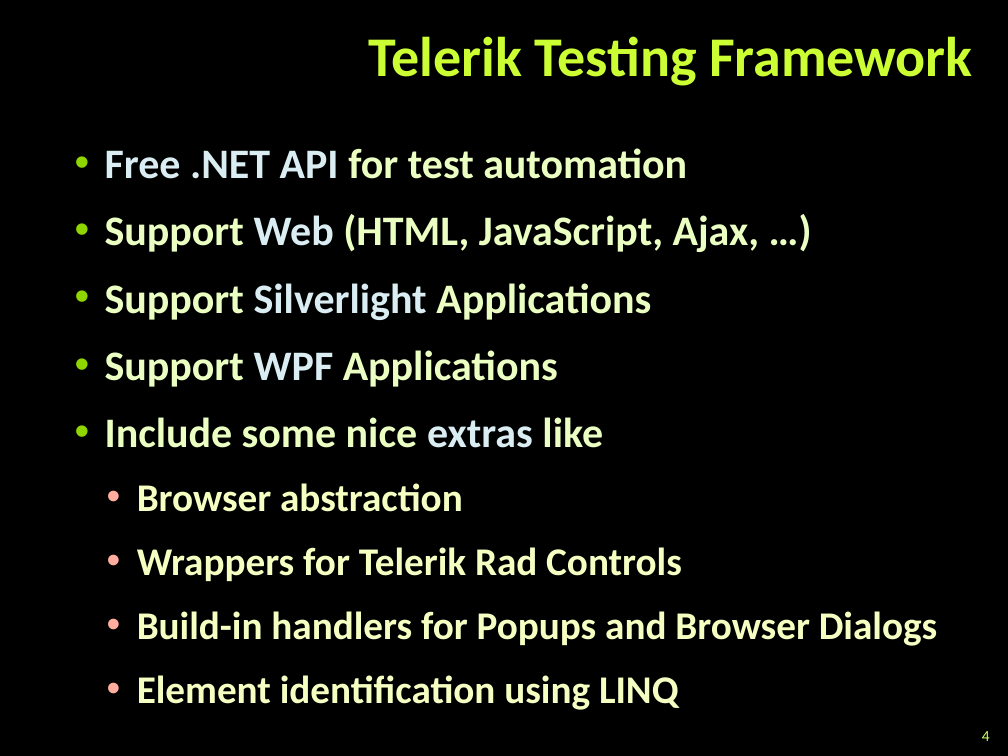
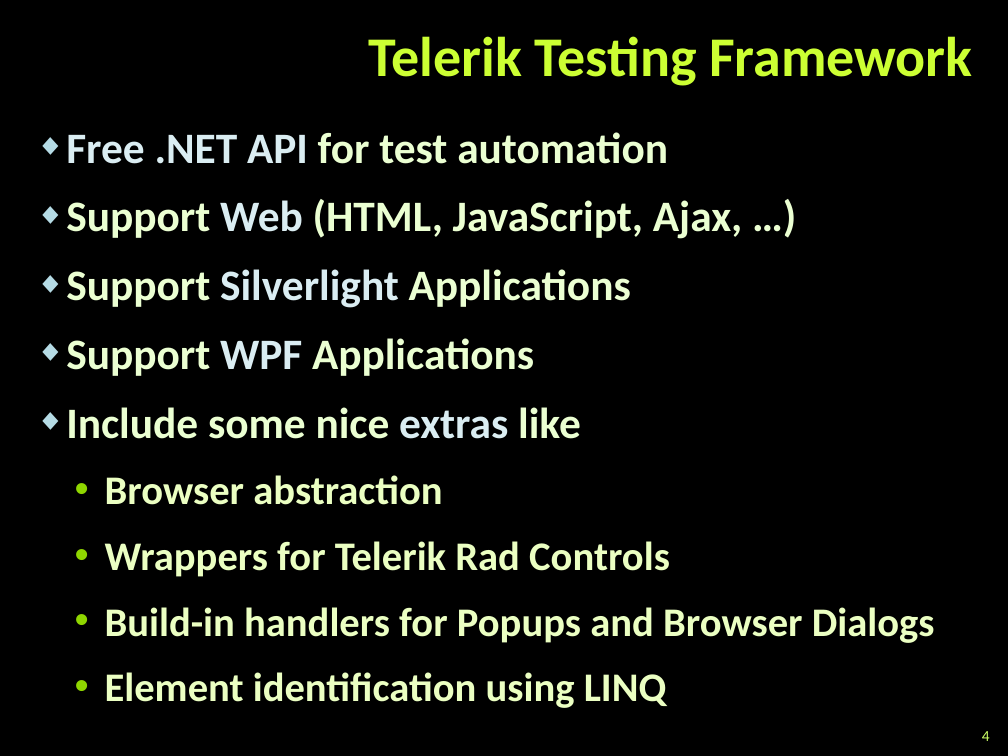
Before and after one commit to dtopuzov/qa-academy, a slide deck: slide 4 of Slides/Telerik Testing Framework/Telerik Testing Framework.pptx. Drawn at 1008x756 pixels with LibreOffice and Linux fonts; fonts in the diff are those of the drawing; background and template pictures are left out. Boxes give left, top, right and bottom in pixels: in the first picture for what was removed or moved away, otherwise in the second. Text is boxed around its words. In the diff, an @@ line names an element or a change of style, - is before the commit and + after.

```diff
--- a/Slides/Telerik Testing Framework/Telerik Testing Framework.pptx
+++ b/Slides/Telerik Testing Framework/Telerik Testing Framework.pptx
@@ text "Free .NET API for test ...": place and size @@
-text "Free .NET API for test ..." at [105,148,937,710]
+text "Free .NET API for test ..." at [66,132,935,708]
@@ text "Free .NET API for test ..." at [66,132,935,708]: size 30 to 31 pt in "Free .NET API for test automation", "Support Web (HTML, JavaScript, Ajax, …)", "Support Silverlight Applications", "Support WPF Applications" and 1 more places; text colour #EBFFC2 to #EBFFD2 in "for test automation", "Support (HTML, JavaScript, Ajax, …)", "Support Applications", "Support Applications" and 1 more places; size 28 to 29 pt, text colour #F5FFC2 to #EBFFC2 in "Browser abstraction", "Wrappers for Telerik Rad Controls", "Build-in handlers for Popups and Browser Dialogs", "Element identification using LINQ"; bullet • to ◆; list level 2 to 1 in "Free .NET API for test ..."; bullet colour #8FD600 to #B5DBE5; list level 2 to 1 in "Support Web (HTML, JavaScript, Ajax, ..."; list level 2 to 1 in "Support Silverlight Applications"; list level 2 to 1 in "Support WPF Applications"; list level 2 to 1 in "Include some nice extras like"; list level 3 to 2 in "Browser abstraction"; bullet colour #FFAD9F to #8FD600; list level 3 to 2 in "Wrappers for Telerik Rad Controls"; list level 3 to 2 in "Build-in handlers for Popups and ..."; list level 3 to 2 in "Element identification using LINQ" @@
```
Also in this commit, not shown: 2 other slides changed, 1 other file.
